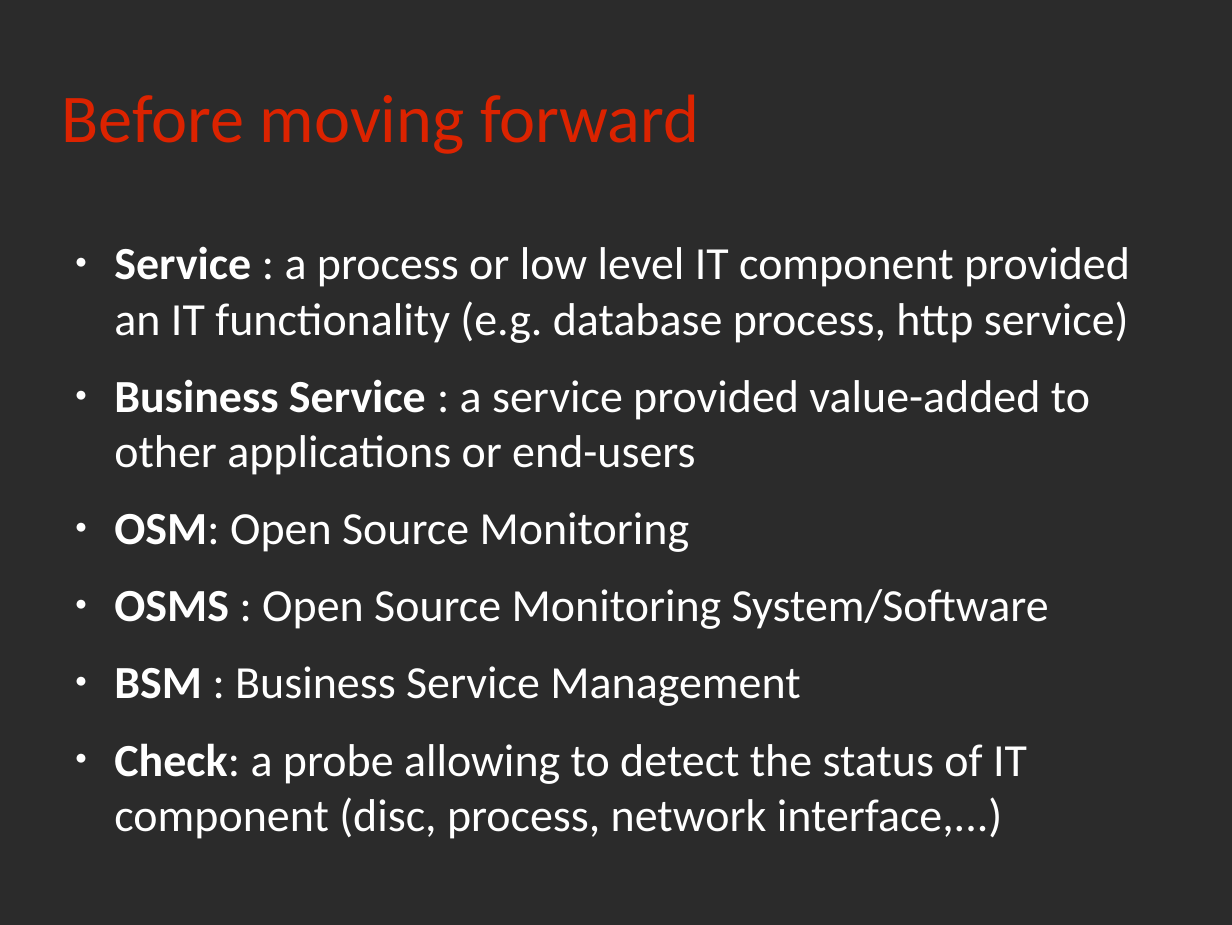
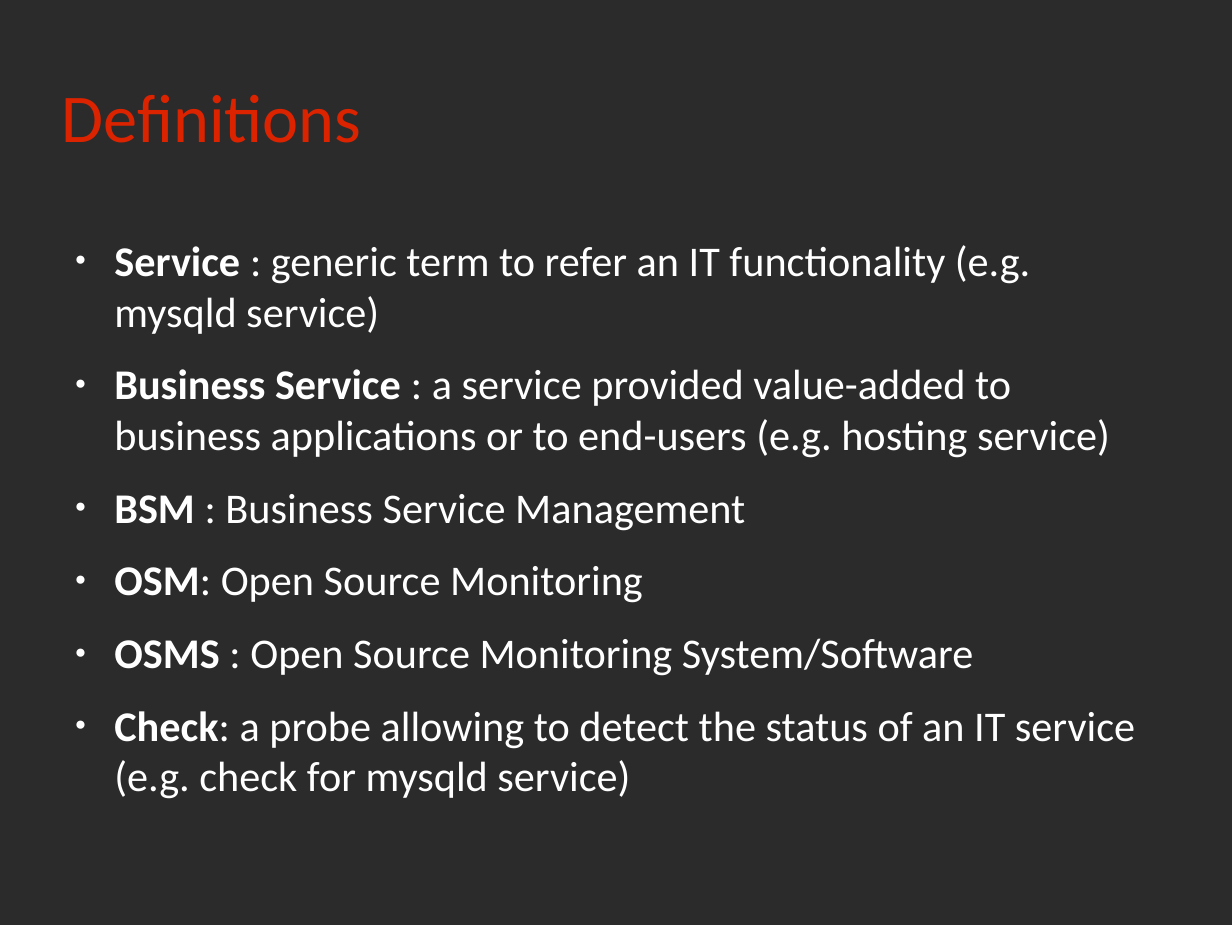
Before and after one commit to rchakode/realopinsight, a slide deck: slide 4 of doc/talks/rmll-2013.odp. Drawn at 1232x925 pixels with LibreOffice and Linux fonts; fonts in the diff are those of the drawing; background and template pictures are left out; a plain dark background stands for a picture behind light text. Boxes give left, top, right and bottom in pixels: in the first picture for what was removed or moved away, otherwise in the second. Text is boxed around its words. In the diff, an @@ line names an element or a change of style, - is before the commit and + after.

```diff
--- a/doc/talks/rmll-2013.odp
+++ b/doc/talks/rmll-2013.odp
@@ title at <box>62,95,362,143</box>: text changed @@
-Before moving forward
+Definitions
@@ text at <box>114,245,1110,531</box>: text changed; size 29.6 to 27.2 pt @@
-● Service : a process or low level IT component provided an IT functionality (e.g. database process, http service)
-● Business Service : a service provided value-added to other applications or end-users
+● Service : generic term to refer an IT functionality (e.g. mysqld service)
+● Business Service : a service provided value-added to business applications or to end-users (e.g. hosting service)
+● BSM : Business Service Management
@@ text at <box>114,566,973,676</box>: size 29.6 to 27.2 pt in "OSM: Open Source Monitoring", "OSMS : Open Source Monitoring System/Software" @@
@@ text at <box>114,711,1135,749</box>: text changed; size 29.6 to 27.2 pt @@
-● BSM : Business Service Management
-● Check: a probe allowing to detect the status of IT component (disc, process, network interface,...)
+● Check: a probe allowing to detect the status of an IT service (e.g. check for mysqld service)
```
Also in this commit, not shown: 15 other slides changed, 1 slide added.
